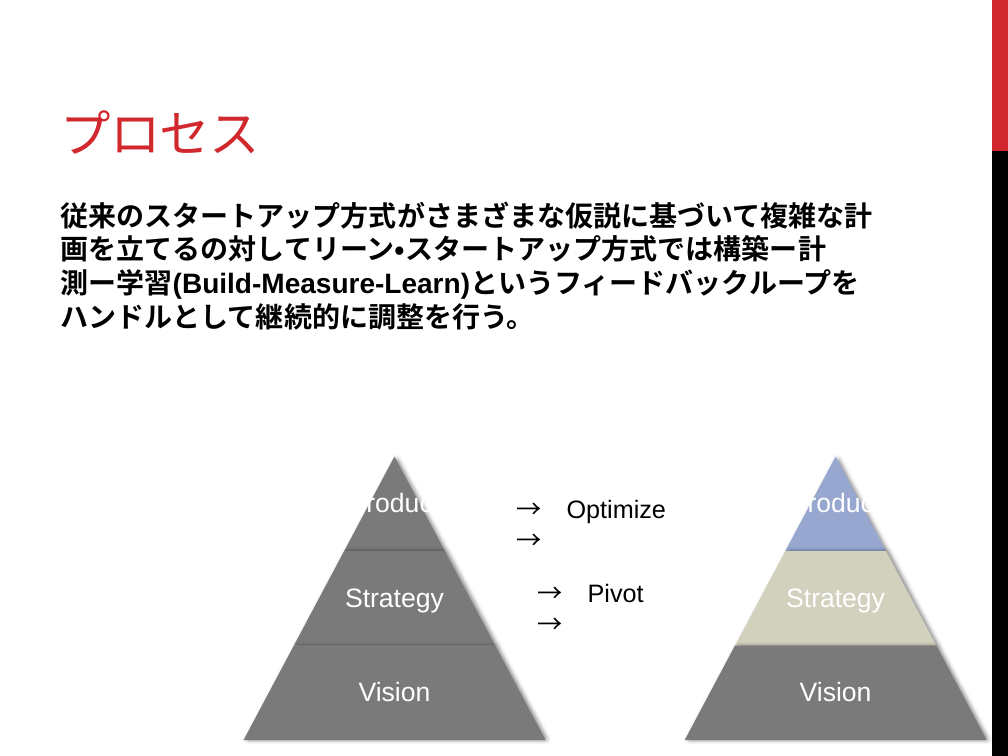
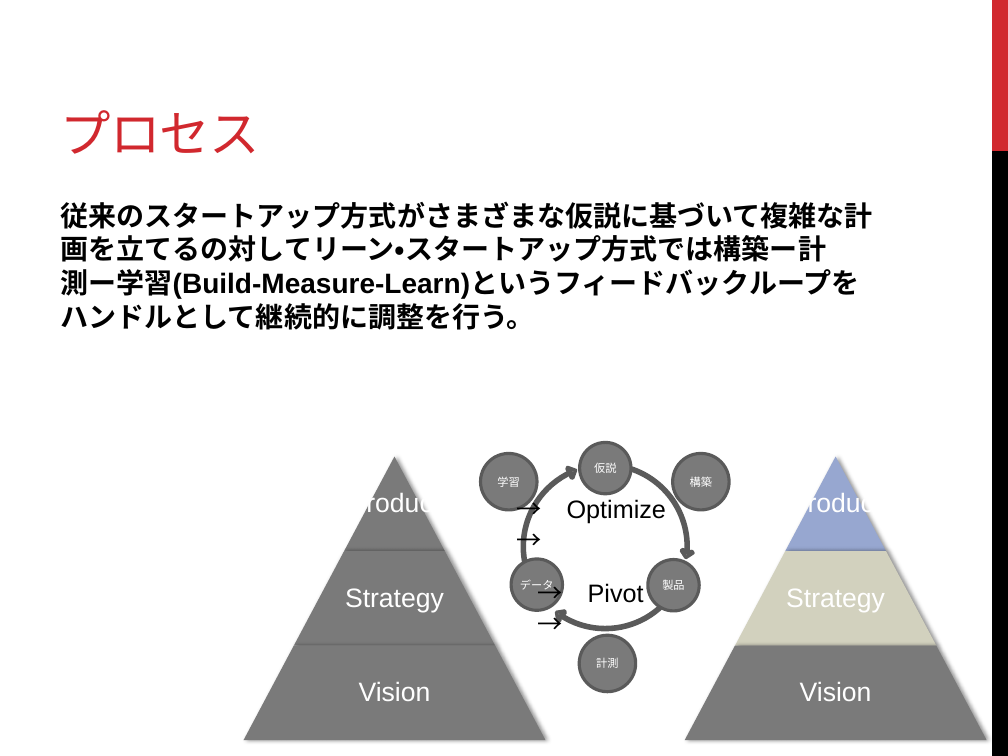
Before and after one commit to k2works/study, a slide deck: slide 17 of ltdd02/LT駆動開発 02 プレゼン.pptx. Drawn at 1008x756 pixels with LibreOffice and Linux fonts; fonts in the diff are those of the drawing. Boxes give left, top, right and bottom in pixels: in the first picture for what was removed or moved away, otherwise in the second. Text is boxed around its words. In the diff, an @@ line names an element or a change of style, - is before the commit and + after.

```diff
--- a/ltdd02/LT駆動開発 02 プレゼン.pptx
+++ b/ltdd02/LT駆動開発 02 プレゼン.pptx
@@ group added at [481,443,729,691]: 6 ellipses, 3 freeform shapes @@
+仮説
+製品
+データ
+構築
+学習
+計測
```
Also in this commit, not shown: 5 other slides changed, 5 slides added, 9 other files.
